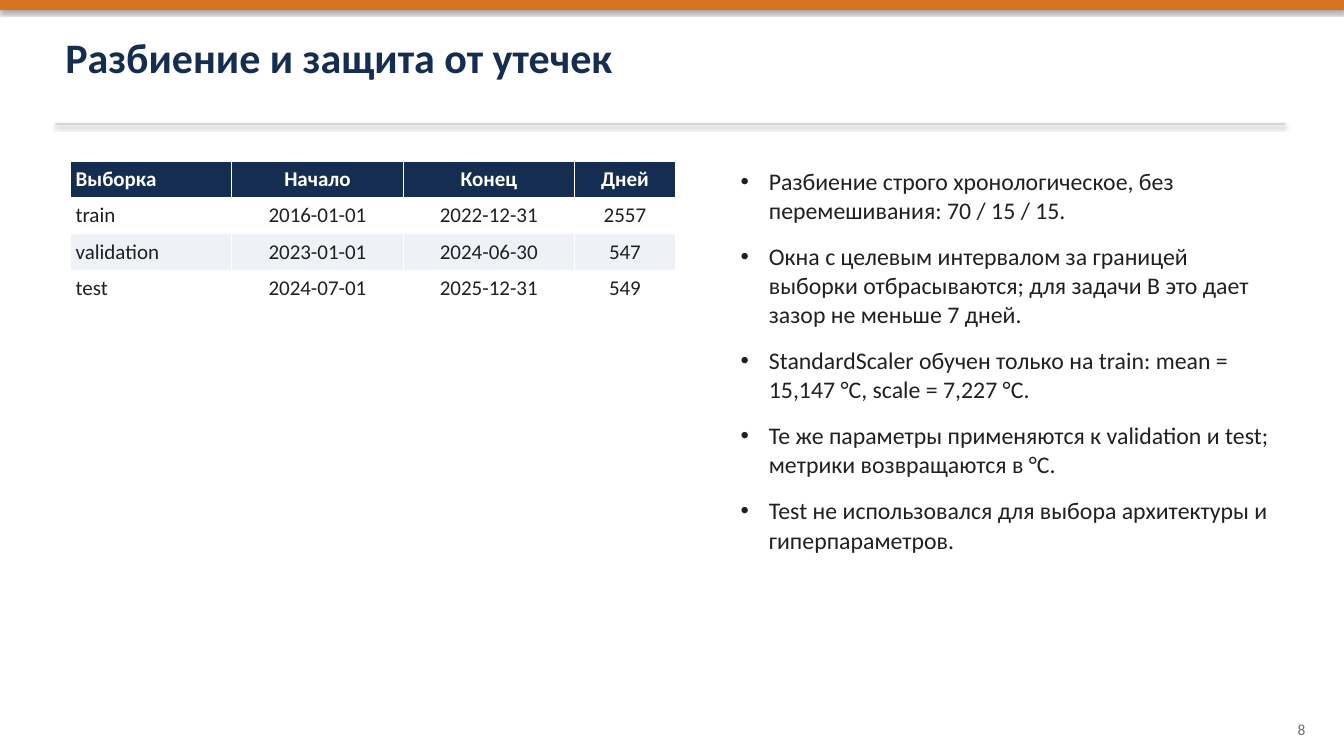
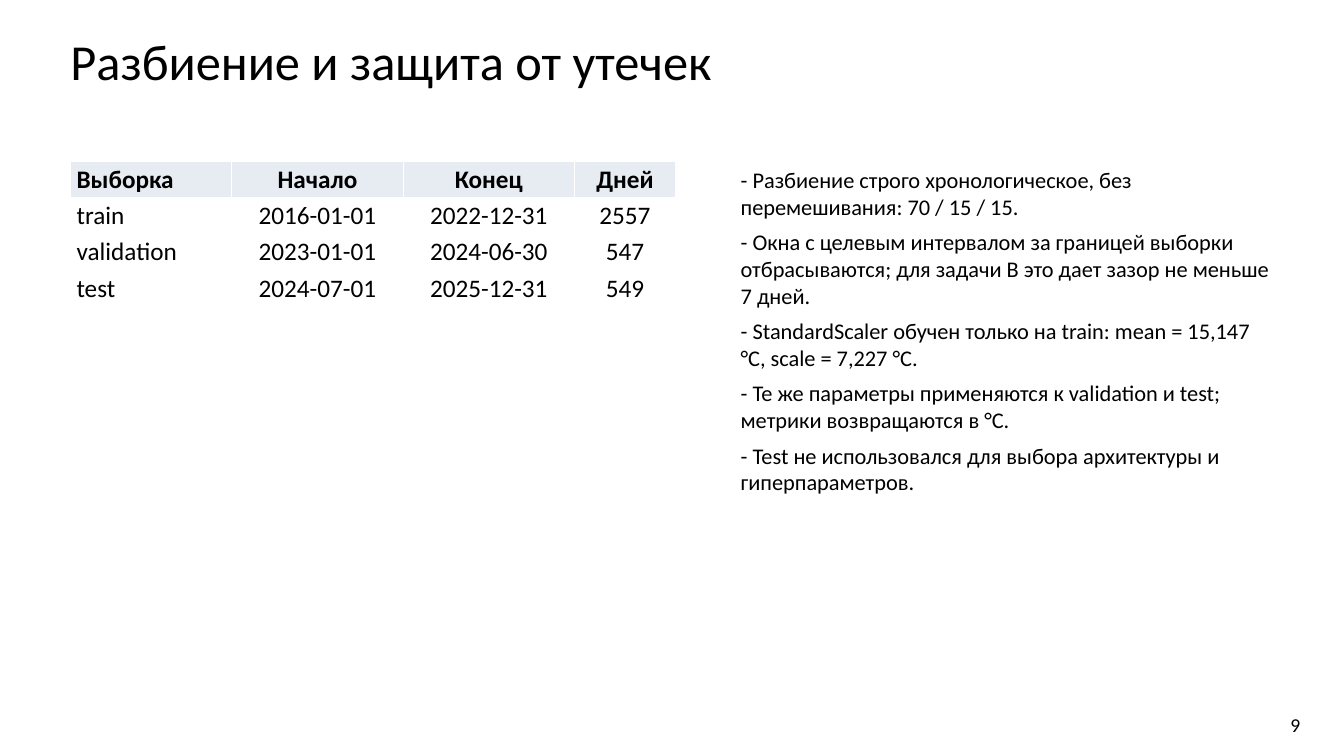
Before and after one commit to bigflyy/nn-uni, a slide deck: slide 9 of labs/lab2/nn-lab-2.pptx. Drawn at 1344x756 pixels with LibreOffice and Linux fonts; fonts in the diff are those of the drawing. Boxes give left, top, right and bottom in pixels: in the first picture for what was removed or moved away, otherwise in the second. Text is boxed around its words. In the diff, an @@ line names an element or a change of style, - is before the commit and + after.

```diff
--- a/labs/lab2/nn-lab-2.pptx
+++ b/labs/lab2/nn-lab-2.pptx
@@ rectangle removed at [0,0,1344,10] @@
@@ text "Разбиение и защита от утечек" at [70,45,712,89]: size 30 to 36 pt, text colour #142D50 to #000000, bold off @@
@@ rectangle removed at [55,123,1286,125] @@
@@ table at [71,161,676,307] @@
@@ fill #142D50 to #E7ECF3 in row 1 @@
@@ fill #EEF1F6 to #FFFFFF in row 3 @@
@@ size 15 to 18 pt @@
@@ text colour #FFFFFF to #000000 in "Выборка", "Начало", "Конец", "Дней" @@
@@ text colour #202020 to #000000 in "train", "2016-01-01", "2022-12-31", "2557" and 8 more places @@
@@ text at [741,173,1269,494]: text changed; size 17 to 16 pt; text colour #202020 to #000000 @@
-• Разбиение строго хронологическое, без перемешивания: 70 / 15 / 15.
-• Окна с целевым интервалом за границей выборки отбрасываются; для задачи B это дает зазор не меньше 7 дней.
-• StandardScaler обучен только на train: mean = 15,147 °C, scale = 7,227 °C.
-• Те же параметры применяются к validation и test; метрики возвращаются в °C.
-• Test не использовался для выбора архитектуры и гиперпараметров.
+- Разбиение строго хронологическое, без перемешивания: 70 / 15 / 15.
+- Окна с целевым интервалом за границей выборки отбрасываются; для задачи B это дает зазор не меньше 7 дней.
+- StandardScaler обучен только на train: mean = 15,147 °C, scale = 7,227 °C.
+- Те же параметры применяются к validation и test; метрики возвращаются в °C.
+- Test не использовался для выбора архитектуры и гиперпараметров.
@@ text at [1290,719,1300,732]: text changed; size 11 to 14 pt; text colour #6E6E6E to #000000 @@
-8
+9
```
Also in this commit, not shown: 20 other slides changed, 1 other file.
